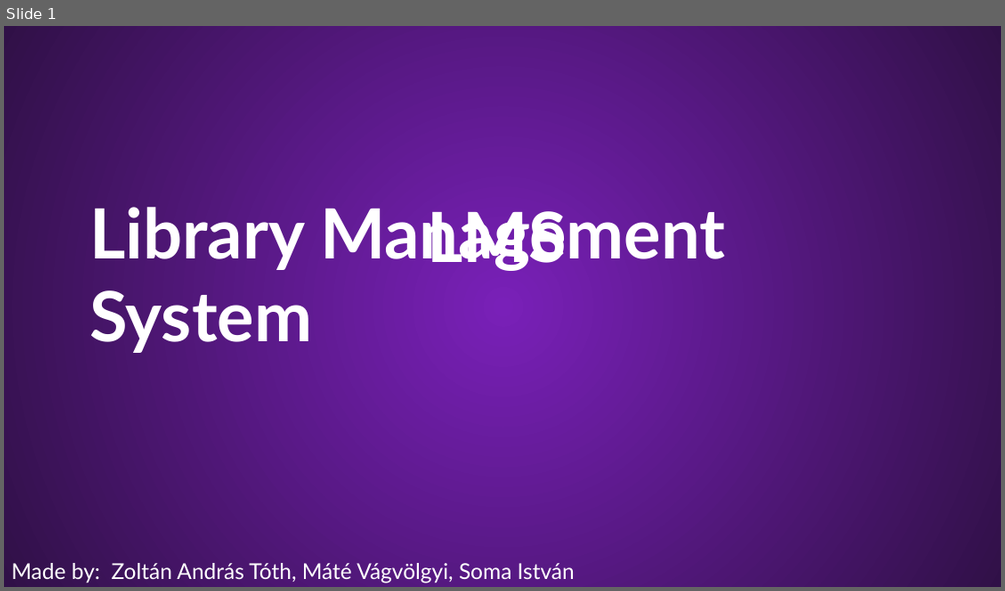
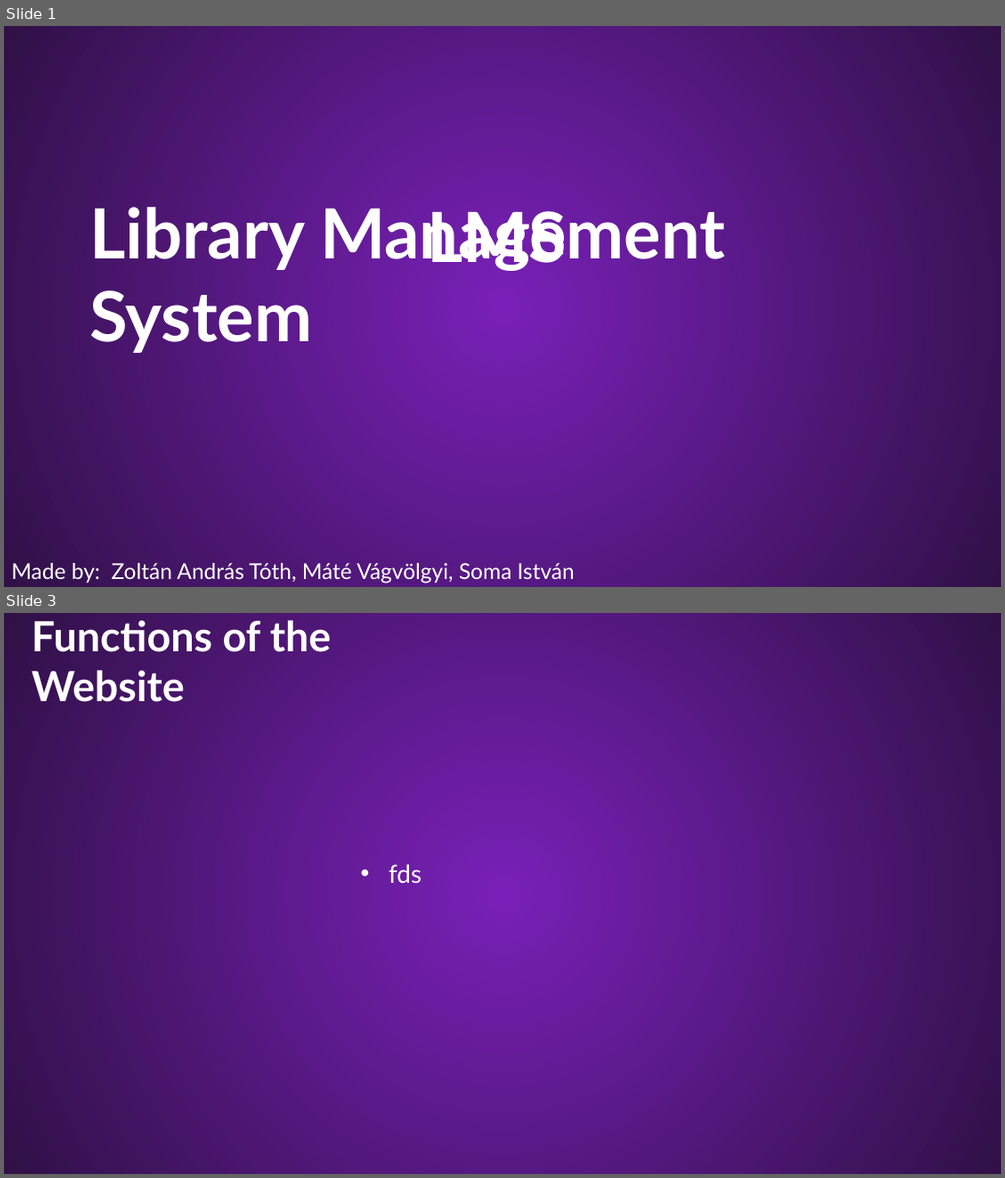
Before and after one commit to Palacsinta002/LMS, a slide deck: Presentation/LMS Presentation.pptx. Shown one above the other, each under a label of ours: slide 1 before the commit, slides 1 and 3 after it; the slides between them are not shown. The pictures are 1005x591 and 1005x1178 pixels, drawn with LibreOffice and Linux fonts; fonts in the diff are those of the drawing; background and template pictures are left out. Boxes give left, top, right and bottom in pixels: in the first picture for what was removed or moved away, otherwise in the second. Text is boxed around its words. In the diff, an @@ line names an element or a change of style, - is before the commit and + after.

```diff
--- a/Presentation/LMS Presentation.pptx
+++ b/Presentation/LMS Presentation.pptx
@@ slide 3 added at <box>4,613,1001,1174</box>, background #54167F; not listed: 1 template element that a slide beside it also shows @@
@@ title added at <box>32,620,332,702</box>, 40 pt, text #FFFFFF, bold @@
+Functions of the Website
@@ text added at <box>388,864,421,884</box>, 24 pt, text #FFFFFF @@
+• fds
```
Also in this commit, not shown: 1 slide changed, 1 other slide added, 1 slide removed, 1 other file.
